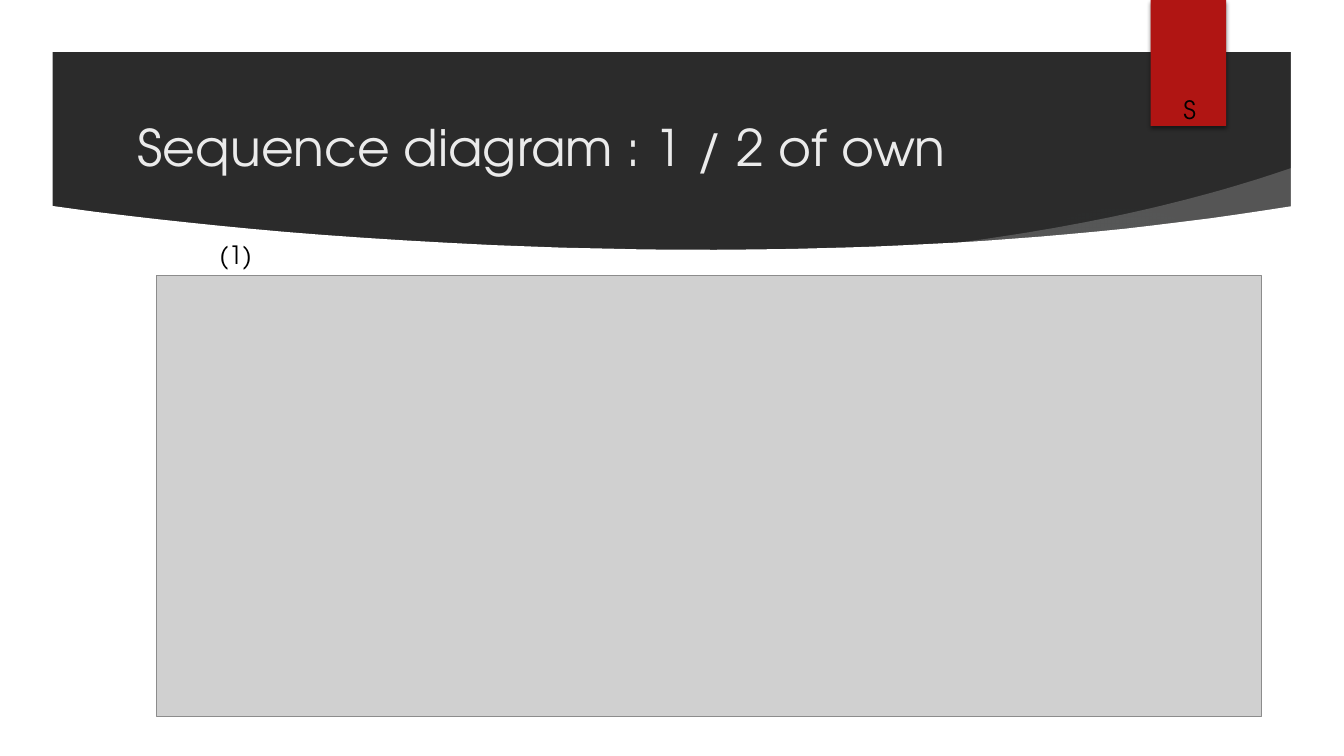
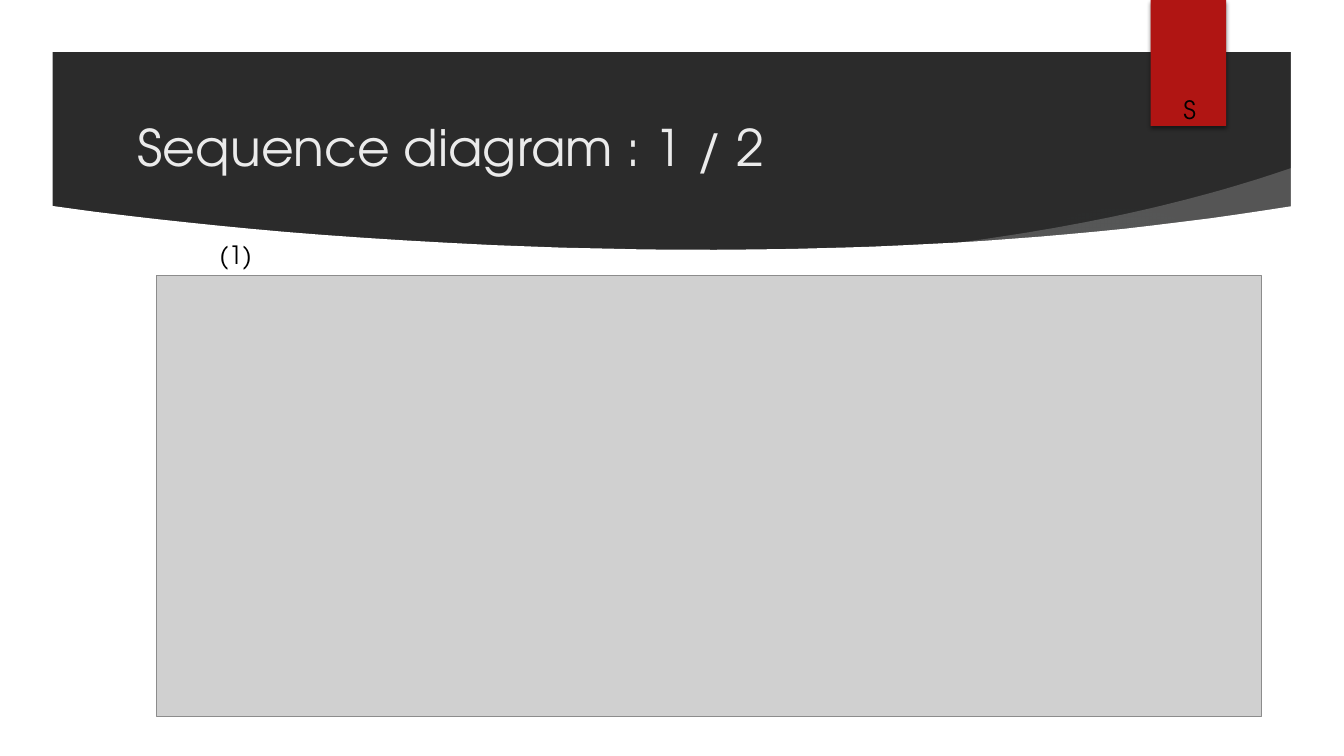
Before and after one commit to simondifalco13/ASP_Project_2021, a slide deck: slide 12 of commun/Réunion 10/PPDiFalcoHuygebaert.pptx. Drawn at 1344x756 pixels with LibreOffice and Linux fonts; fonts in the diff are those of the drawing; grey boxes stand for pictures; background and template pictures are left out; a plain dark background stands for a picture behind light text. Boxes give left, top, right and bottom in pixels: in the first picture for what was removed or moved away, otherwise in the second. Text is boxed around its words. In the diff, an @@ line names an element or a change of style, - is before the commit and + after.

```diff
--- a/commun/Réunion 10/PPDiFalcoHuygebaert.pptx
+++ b/commun/Réunion 10/PPDiFalcoHuygebaert.pptx
@@ title at [137, 128, 764, 177]: text changed @@
-Sequence diagram : 1 / 2 of own
+Sequence diagram : 1 / 2
```
Also in this commit, not shown: 1 other slide changed, 7 other files.
